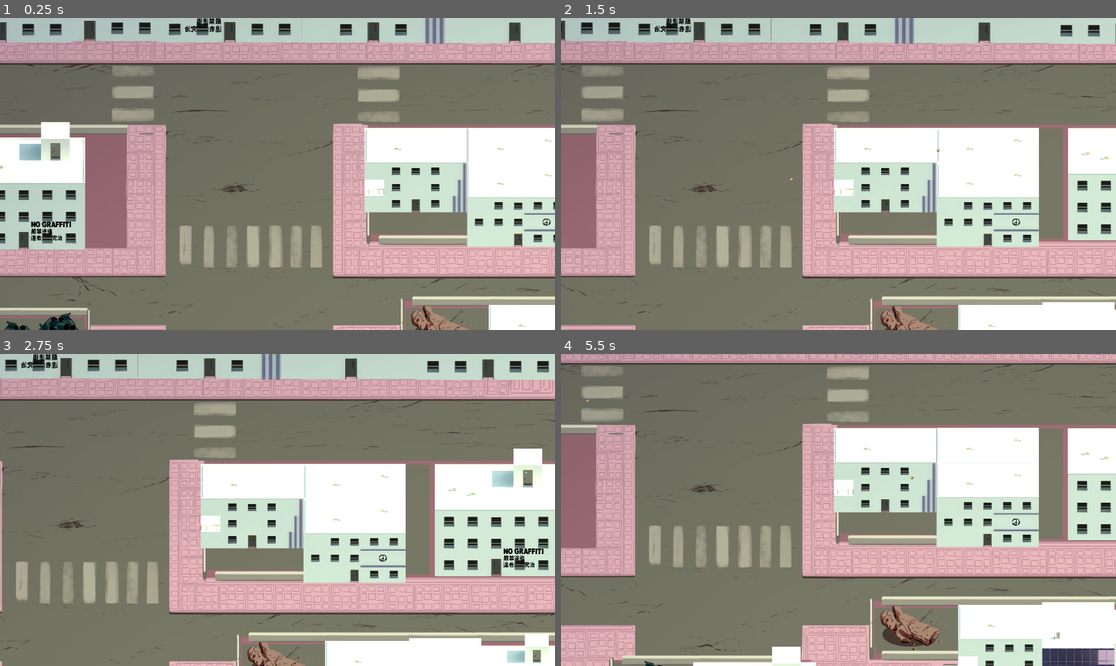
Above: before the commit, frames 1-4 (two rows, left to right).
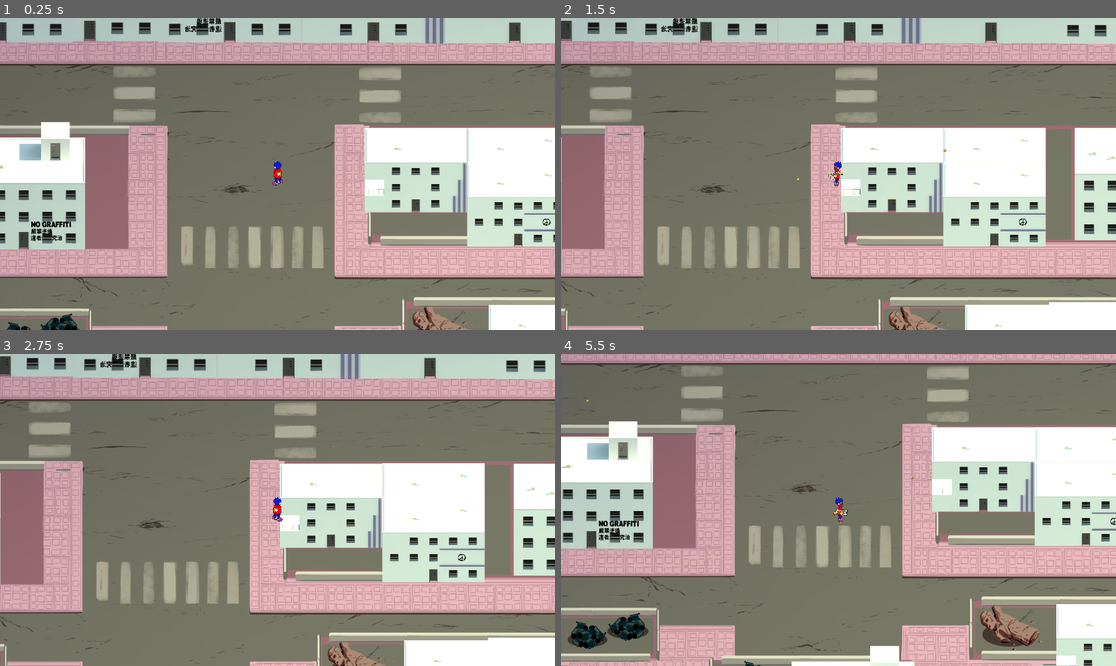
Above: after the commit, the same moments.

Repository: jtorres6/HulioWars
Game: Godot game, scene res://scenes/MainScene.tscn
The game is run twice, just before and just after one commit, with the same random seed, the same clock (stepped at 60 frames per second) and the same inputs.
Inputs (mouse positions are in pixels of both pictures, inside the frame that each line leads up to):
- Up to frame 1 (0.25 s): no input
- Up to frame 2 (1.5 s): tap Enter at 0.5 s; move the mouse to (960, 158) at 0.52 s; hold D 0.53-1.25 s; tap F at 0.6 s; click (960, 158) at 0.67 s; drag from (727, 189) to (810, 236) at 1.27 s
- Up to frame 3 (2.75 s): tap Space at 2 s; move the mouse to (333, 441) at 2.02 s; hold D from 2.03 s (still down); tap F at 2.1 s
- Up to frame 4 (5.5 s): release D at 2.75 s; drag from (810, 572) to (1043, 450) at 2.77 s; tap Enter at 3.5 s; move the mouse to (1005, 556) at 3.52 s; hold A 3.53-4.25 s; tap F at 3.6, 5.1 s; drag from (672, 463) to (1104, 453) at 4.27 s; tap Space at 5 s; move the mouse to (866, 510) at 5.02 s; hold S from 5.03 s (still down); click (866, 510) at 5.17 s

The runs differ from the first frame. In frame 1, 8.1% of the frame differs, in the area x 0-100%, y 7-100%; in frame 2, 19%; in frame 3, 39%; in frame 4, 51%, in the area x 0-100%, y 0-100%.

Commit message:
Collisiones

Diff:
--- a/scenes/MainScene.tscn
+++ b/scenes/MainScene.tscn
@@ -45,9 +45,10 @@
 
 position = Vector2( 130, -400 )
 scale = Vector2( 0.65, 0.65 )
+z_index = 1
 collision_layer = 4
 collision_mask = 4
-_sections_unfolded = [ "Collision", "Transform" ]
+_sections_unfolded = [ "Collision", "Transform", "Z Index" ]
 
 [node name="NPC" parent="." index="1" instance=ExtResource( 3 )]
 
@@ -105,8 +106,6 @@
 
 [node name="Navigation2D" type="Navigation2D" parent="." index="7"]
 
-editor/display_folded = true
-
 [node name="NavigationPolygonInstance" type="NavigationPolygonInstance" parent="Navigation2D" index="0"]
 
 navpoly = SubResource( 1 )
@@ -161,7 +160,7 @@
 
 [node name="Suelo_Mapa_noche" type="Sprite" parent="." index="13"]
 
-position = Vector2( -62.5039, -6.12384 )
+position = Vector2( -57.3416, -3.54266 )
 scale = Vector2( 0.974678, 0.974678 )
 texture = ExtResource( 9 )
 _sections_unfolded = [ "Transform" ]
@@ -409,10 +408,9 @@
 
 [node name="StaticBody2D" type="StaticBody2D" parent="." index="55"]
 
-visible = false
 input_pickable = false
-collision_layer = 1
-collision_mask = 1
+collision_layer = 4
+collision_mask = 4
 constant_linear_velocity = Vector2( 0, 0 )
 constant_angular_velocity = 0.0
 friction = 1.0
@@ -422,6 +420,36 @@
 [node name="CollisionPolygon2D" type="CollisionPolygon2D" parent="StaticBody2D" index="0"]
 
 build_mode = 0
-polygon = PoolVector2Array( -1812.39, -898.598, 1663.22, -921.893, 1663.22, -558.491, 423.926, -558.491, 423.926, -274.293, 461.198, -316.224, 787.328, -320.883, 787.328, -153.159, 1141.41, -153.159, 1141.41, -209.067, 1663.22, -213.726, 1663.22, 28.5422, 1556.06, 28.5422, 866.531, 47.1782, 866.531, 317.4, 1099.48, 308.082, 1104.14, 783.3, 1663.22, 773.982, 1663.22, 1067.5, 577.673, 1062.84, 568.355, 517.737, 363.359, 499.101, 363.359, 242.856, -51.2916, 247.515, -51.2916, 410.58, -368.104, 410.58, -368.104, 578.304, -512.532, 587.622, -517.191, 1058.18, -1807.73, 1053.52, -1807.73, 760.005, -1793.76, 713.415, -1052.98, 718.074, -1052.98, 559.668, -1062.29, 508.419, -927.183, 508.419, -922.524, 84.4503, -1695.92, 79.7914, -1807.73, -22.7066, -1807.73, -143.841, -1804.6, -189.291, -539.683, -193.95, -542.012, -559.681, -1070.81, -562.011, -1813.92, -562.011 )
+polygon = PoolVector2Array( -1886.56, -574.022, -387.911, -576.882, -393.631, -536.842, -539.492, -539.702, -539.492, -193.64, -1809.34, -187.919 )
+
+[node name="CollisionPolygon2D2" type="CollisionPolygon2D" parent="StaticBody2D" index="1"]
+
+build_mode = 0
+polygon = PoolVector2Array( 435.775, -574.022, 438.635, -165.039, 1668.44, -162.179, 1662.72, -565.442 )
+
+[node name="CollisionPolygon2D3" type="CollisionPolygon2D" parent="StaticBody2D" index="2"]
+
+build_mode = 0
+polygon = PoolVector2Array( 1659.86, -562.582, 1722.78, -562.582, 1722.78, -991.585, -1935.18, -980.145, -1935.18, -568.302, -1883.7, -568.302, -1880.84, -897.204, 1662.72, -891.484 )
+
+[node name="CollisionPolygon2D4" type="CollisionPolygon2D" parent="StaticBody2D" index="3"]
+
+build_mode = 0
+polygon = PoolVector2Array( 1665.58, -167.899, 1722.78, -165.039, 1728.5, 810.227, 1682.74, 767.327, 1102.16, 764.467, 1102.16, 555.686, 976.318, 555.686, 982.038, 338.324, 919.118, 344.044, 864.778, 344.044, 861.918, 235.363, 547.315, 241.083, 550.175, 18.0019, 1665.58, 20.8619 )
+
+[node name="CollisionPolygon2D5" type="CollisionPolygon2D" parent="StaticBody2D" index="4"]
+
+build_mode = 0
+polygon = PoolVector2Array( 1665.58, 775.907, 1725.64, 773.047, 1722.78, 1119.11, -1806.48, 1119.11, -1803.62, 1053.33, -530.912, 1044.75, -522.332, 595.726, -365.031, 587.146, -362.171, 412.685, -339.291, 386.944, -342.151, 235.363, 315.654, 226.783, 355.694, 255.384, 369.994, 501.345, 558.756, 515.645, 573.056, 1053.33, 1668.44, 1047.61 )
+
+[node name="CollisionPolygon2D6" type="CollisionPolygon2D" parent="StaticBody2D" index="5"]
+
+build_mode = 0
+polygon = PoolVector2Array( -1806.48, 1044.75, -1806.78, 737.386, -1058.24, 737.386, -1051.44, 552.826, -928.455, 552.826, -919.874, 249.663, -522.332, 243.943, -519.472, 66.6223, -1097.2, 66.6223, -1105.78, 86.6424, -1700.66, 78.0623, -1806.48, -19.1783, -1809.34, -145.019, -1863.68, -147.879, -1866.15, 734.805 )
+
+[node name="CollisionPolygon2D7" type="CollisionPolygon2D" parent="StaticBody2D" index="6"]
+
+build_mode = 0
+polygon = PoolVector2Array( -1313.78, -679.675, -1313.78, -638.376, -1231.18, -640.957, -1233.76, -674.513 )
 
 [connection signal="timeout" from="SpawnTimer" to="." method="_on_SpawnTimer_timeout"]
--- a/scripts/NPC.gd
+++ b/scripts/NPC.gd
@@ -124,7 +124,7 @@
 
 func _on_AlertArea_body_entered(enemy):
 	print("Hello ", enemy.name)
-	if enemy.rol != self.rol:
+	if enemy.name == "Player" and enemy.rol != self.rol:
 		currentEnemy = enemy
 		alerted = true
 		comeback = false
